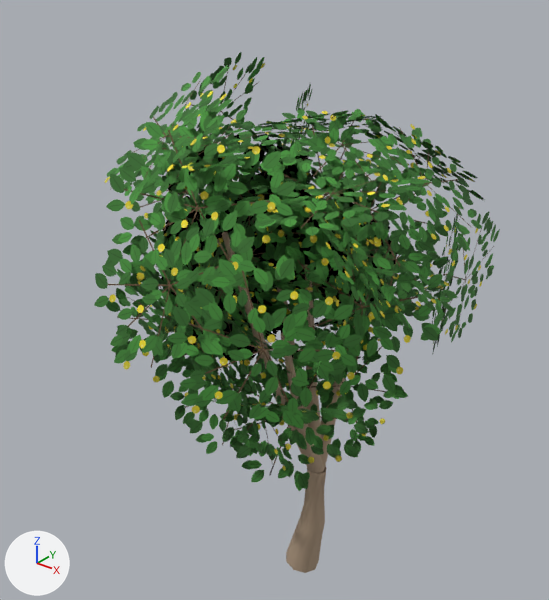
Two versions of the glTF model leafdraw/resources/models/leafdraw/citrus-limon.glb, one commit apart.
Rendered twice from a 50 mm camera at (2.87, -3.63, 4.51) aimed at (-0.09, 0.06, 2.22). Lighting does not change. The marker at lower left points along +X, +Y and +Z. The older version comes first. Vertices at exactly the same position are counted once.

Before the edit, the objects in view are built like this:
```python
me_folhas = bpy.data.meshes.new('folhas')
me_folhas.from_pydata(...)  # 252 vertices, 126 faces; spans x -1.34..1.34, y -1.5..1.5, z 1.16..4.0
me_folhas.materials.append(mat_folhas)
me_tronco = bpy.data.meshes.new('tronco')
me_tronco.from_pydata(...)  # 117 vertices, 156 faces; spans x -0.42..0.42, y -0.48..0.51, z 0.0..2.84
me_tronco.materials.append(mat_tronco)  # beige #ad977f
ob_folhas = bpy.data.objects.new('folhas', me_folhas)
ob_folhas.location = (0.0, 0.0, 0.0)
ob_tronco = bpy.data.objects.new('tronco', me_tronco)
ob_tronco.location = (0.0, 0.0, 0.0)
```
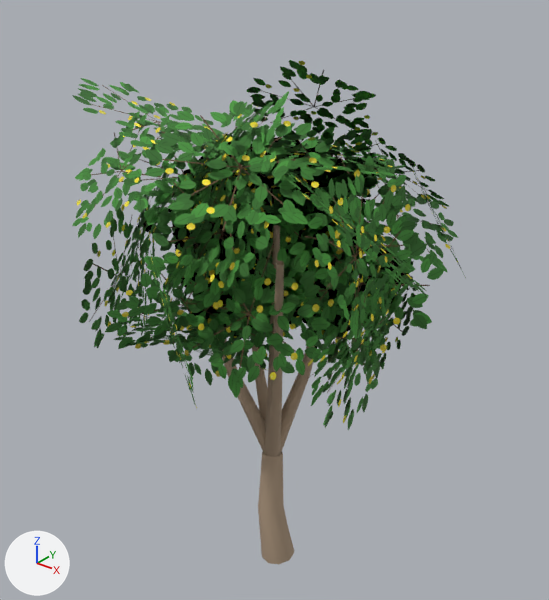
Pixel boxes [x1, y1, x2, y2] of what changed, in the pictures (549 x 600 px; the box of a moved part takes in the faces that stretch with it):
'folhas', reshaped (15% shorter)
    before: [94, 52, 500, 491]
    after: [72, 60, 466, 431]
'tronco', reshaped
    before: [221, 218, 373, 573]
    after: [194, 225, 319, 564]
part 1 of me_tronco, moved or reshaped
    before: [221, 232, 308, 467]
    after: [194, 272, 267, 456]
part 2 of me_tronco, moved or reshaped
    before: [274, 218, 373, 573]
    after: [252, 225, 319, 564]

The edits, one by one:
me_tronco is used by ob_tronco; location (0.0, 0.0, 0.0).
me_tronco had 117 vertices, 156 faces and spanned x -0.42..0.42, y -0.48..0.51, z 0.0..2.84.
me_tronco now has 117 vertices, 156 faces and spans x -0.56..0.47, y -0.58..0.53, z 0.0..2.85.
me_tronco part 1: the loose piece of 18 vertices spanning x -0.14..0.34, y -0.41..0.16, z 0.92..2.84 is multiplied about its middle by the matrix ((0.913, 0.158, 0.007), (-0.158, 0.913, 0.006), (-0.006, -0.007, 0.927)), then moved by (-0.4, 0.02, -0.09).
me_tronco part 2: 99 of 117 vertices moved; they spanned x -0.42..0.42, y -0.48..0.51, z 0.0..2.82 and now span x -0.45..0.47, y -0.58..0.53, z 0.0..2.85; mean shift (-0.26, -0.07, 0.01); largest move (0.38, -0.47, 2.33) -> (0.44, -0.57, 2.84).
me_folhas is used by ob_folhas; location (0.0, 0.0, 0.0).
me_folhas had 252 vertices, 126 faces and spanned x -1.34..1.34, y -1.5..1.5, z 1.16..4.0.
me_folhas now has 252 vertices, 126 faces and spans x -1.48..1.48, y -1.5..1.5, z 1.41..4.0.
me_folhas part 3: 252 of 252 vertices moved; they spanned x -1.34..1.34, y -1.5..1.5, z 1.16..4.0 and now span x -1.48..1.48, y -1.5..1.5, z 1.41..4.0; mean shift (-0.08, -0.03, 0.13).
